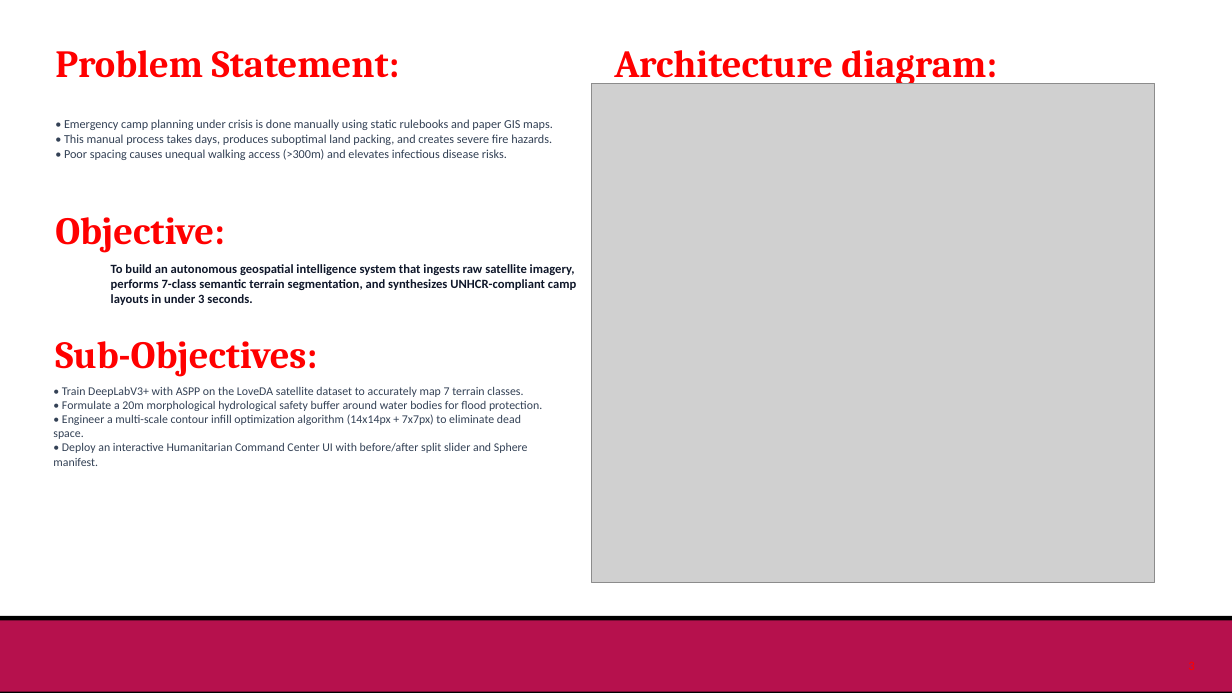
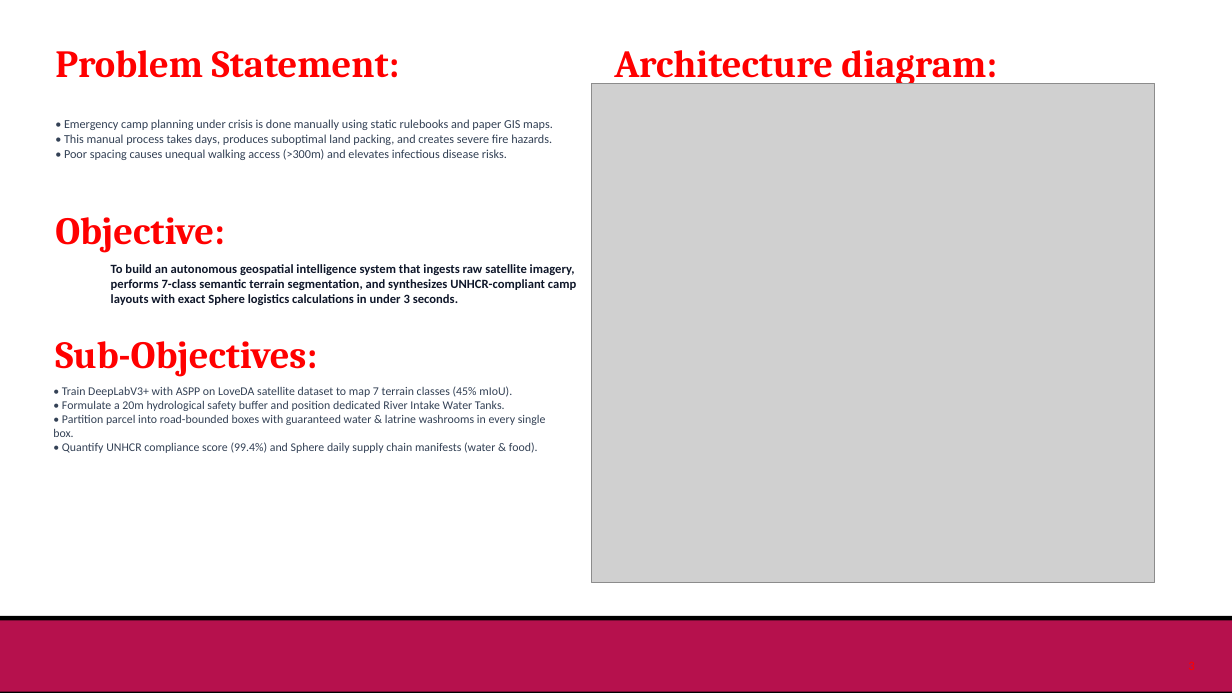
Before and after one commit to paarthureddy/Campout-Emergency_Camp_layout_-Generator-, a slide deck: slide 2 of Review_Presentation_Template (1).pptx. Drawn at 1232x693 pixels with LibreOffice and Linux fonts; fonts in the diff are those of the drawing; grey boxes stand for pictures; background and template pictures are left out. Boxes give left, top, right and bottom in pixels: in the first picture for what was removed or moved away, otherwise in the second. Text is boxed around its words. In the diff, an @@ line names an element or a change of style, - is before the commit and + after.

```diff
--- a/Review_Presentation_Template (1).pptx
+++ b/Review_Presentation_Template (1).pptx
@@ text at (111,264,576,305): text changed @@
-To build an autonomous geospatial intelligence system that ingests raw satellite imagery, performs 7-class semantic terrain segmentation, and synthesizes UNHCR-compliant camp layouts in under 3 seconds.
+To build an autonomous geospatial intelligence system that ingests raw satellite imagery, performs 7-class semantic terrain segmentation, and synthesizes UNHCR-compliant camp layouts with exact Sphere logistics calculations in under 3 seconds.
@@ text at (53,386,546,453): text changed @@
-• Train DeepLabV3+ with ASPP on the LoveDA satellite dataset to accurately map 7 terrain classes.
-• Formulate a 20m morphological hydrological safety buffer around water bodies for flood protection.
-• Engineer a multi-scale contour infill optimization algorithm (14x14px + 7x7px) to eliminate dead space.
-• Deploy an interactive Humanitarian Command Center UI with before/after split slider and Sphere manifest.
+• Train DeepLabV3+ with ASPP on LoveDA satellite dataset to map 7 terrain classes (45% mIoU).
+• Formulate a 20m hydrological safety buffer and position dedicated River Intake Water Tanks.
+• Partition parcel into road-bounded boxes with guaranteed water & latrine washrooms in every single box.
+• Quantify UNHCR compliance score (99.4%) and Sphere daily supply chain manifests (water & food).
```
Also in this commit, not shown: 3 other slides changed, 2 slides added, 52 other files.
